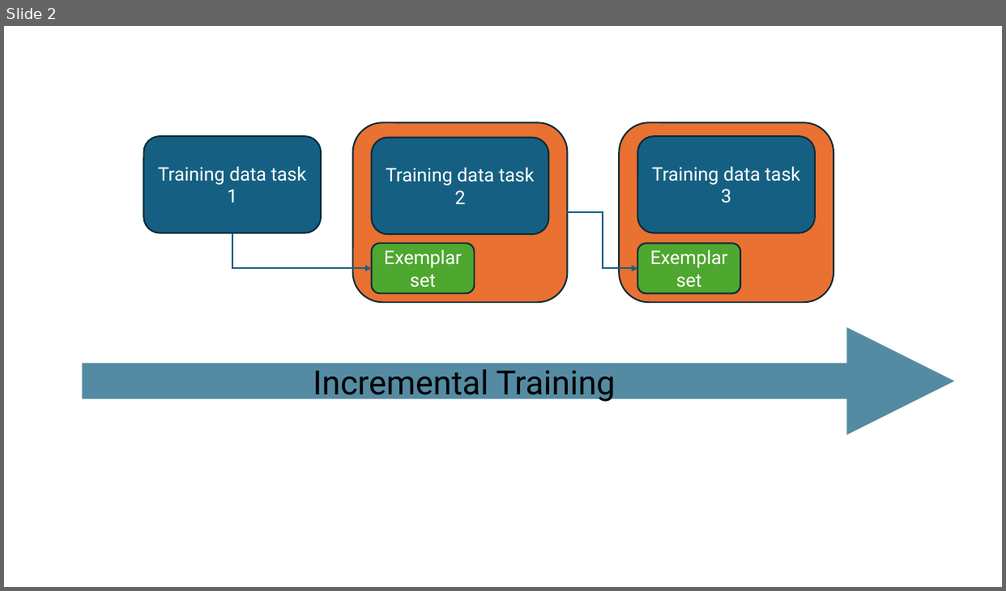
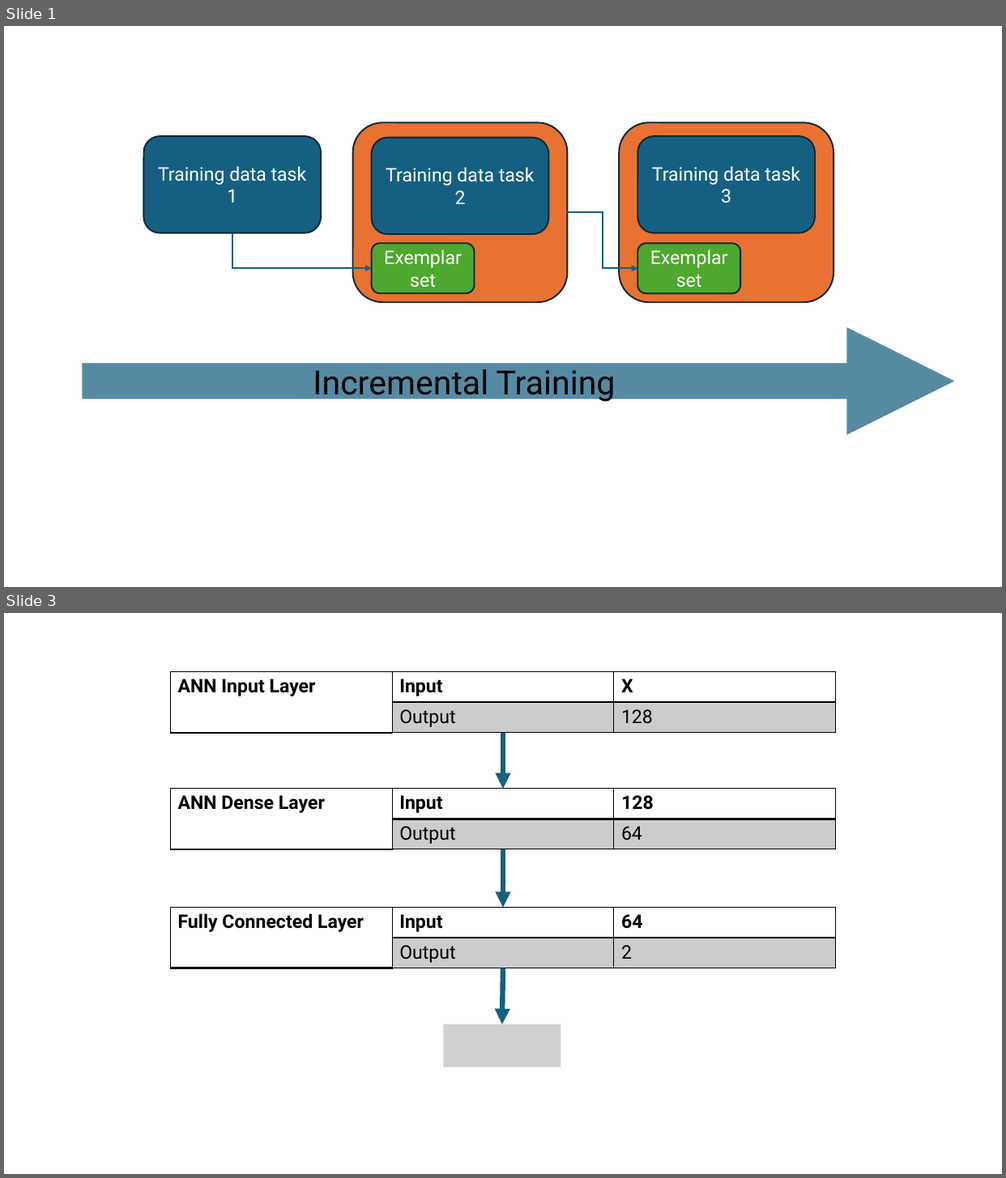
Before and after one commit to NguyenQuangMinh0504/CIL_NIDS, a slide deck: Media/Figure.pptx. Shown one above the other, each under a label of ours: slide 2 before the commit, slides 1 and 3 after it; the slides between them are not shown. The pictures are 1006x591 and 1006x1178 pixels, drawn with LibreOffice and Linux fonts; fonts in the diff are those of the drawing; grey boxes stand for pictures. Boxes give left, top, right and bottom in pixels: in the first picture for what was removed or moved away, otherwise in the second. Text is boxed around its words. In the diff, an @@ line names an element or a change of style, - is before the commit and + after.

```diff
--- a/Media/Figure.pptx
+++ b/Media/Figure.pptx
@@ slide 3 added at box(4, 613, 1002, 1174), background #FFFFFF @@
@@ table added at box(170, 672, 835, 733), 2 rows, 3 columns @@
+ANN Input Layer | Input | X
+ | Output | 128
@@ arrow added from (503, 733) to (503, 789), #156082 5 pt @@
@@ table added at box(170, 789, 835, 850), 2 rows, 3 columns @@
+ANN Dense Layer | Input | 128
+ | Output | 64
@@ arrow added from (503, 850) to (503, 908), #156082 5 pt @@
@@ table added at box(170, 908, 835, 969), 2 rows, 3 columns @@
+Fully Connected Layer | Input | 64
+ | Output | 2
@@ arrow added from (503, 969) to (503, 1024), #156082 5 pt @@
@@ picture added at box(444, 1024, 561, 1067) @@
@@ what was slide 2 is now slide 1 @@
```
Also in this commit, not shown: 3 other slides added, 1 slide removed, 9 other files.
